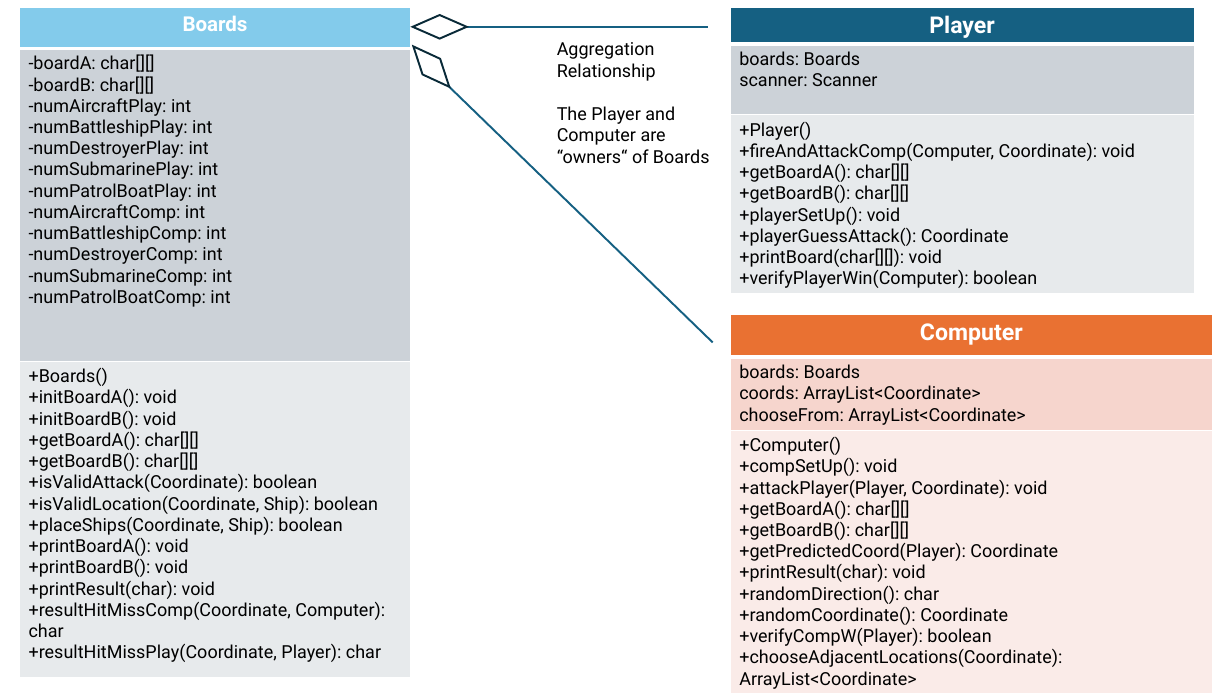
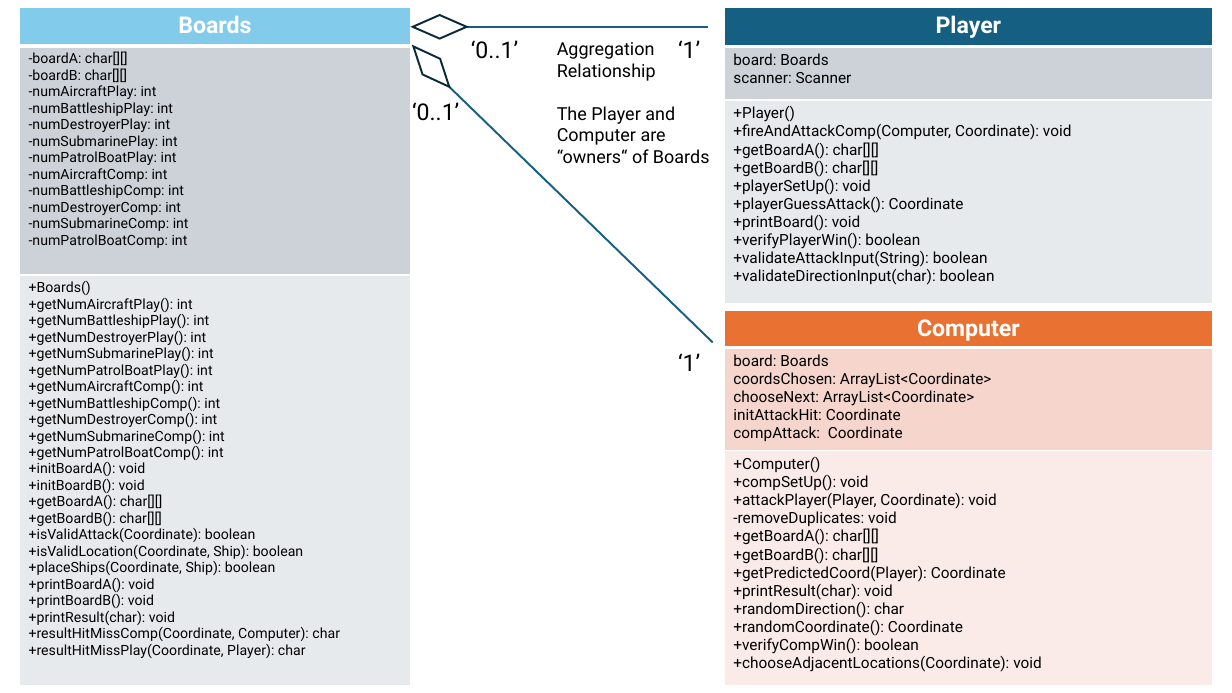
Before and after one commit to nsands1/Games, a slide deck: slide 2 of BattleshipGame/BattleshipGame/img/UML.pptx. Drawn at 1232x693 pixels with LibreOffice and Linux fonts; fonts in the diff are those of the drawing. Boxes give left, top, right and bottom in pixels: in the first picture for what was removed or moved away, otherwise in the second. Text is boxed around its words. In the diff, an @@ line names an element or a change of style, - is before the commit and + after.

```diff
--- a/BattleshipGame/BattleshipGame/img/UML.pptx
+++ b/BattleshipGame/BattleshipGame/img/UML.pptx
@@ table at bbox=[19, 7, 411, 686] @@
-row 3, column 1: +Boards() / +initBoardA(): void +initBoardB(): void +getBoardA(): char[][] +getBoardB(): char[][] +isValidAttack(Coordinate): boolean +isValidLocation(Coordinate, Ship): boolean +placeShips(Coordinate, Ship): boolean +printBoardA(): void +printBoardB(): void +printResult(char): void +resultHitMissComp(Coordinate, Computer): char +resultHitMissPlay(Coordinate, Player): char
+row 3, column 1: +Boards() / +getNumAircraftPlay(): int / +getNumBattleshipPlay(): int / +getNumDestroyerPlay(): int / +getNumSubmarinePlay(): int / +getNumPatrolBoatPlay(): int +getNumAircraftComp(): int / +getNumBattleshipComp(): int / +getNumDestroyerComp(): int / +getNumSubmarineComp(): int / +getNumPatrolBoatComp(): int / +initBoardA(): void +initBoardB(): void +getBoardA(): char[][] +getBoardB(): char[][] +isValidAttack(Coordinate): boolean +isValidLocation(Coordinate, Ship): boolean +placeShips(Coordinate, Ship): boolean +printBoardA(): void +printBoardB(): void +printResult(char): void +resultHitMissComp(Coordinate, Computer): char +resultHitMissPlay(Coordinate, Player): char
@@ size 16 to 18 pt in "Boards" @@
@@ size 14 to 11 pt in "-boardA: char[][] -boardB: char[][] -numAircraftPlay: int -n ..." @@
@@ table at bbox=[725, 7, 1214, 304] @@
-row 2, column 1: boards: Boards scanner: Scanner
+row 2, column 1: board: Boards scanner: Scanner
-row 3, column 1: +Player() +fireAndAttackComp(Computer, Coordinate): void +getBoardA(): char[][] +getBoardB(): char[][] +playerSetUp(): void +playerGuessAttack(): Coordinate +printBoard(char[][]): void +verifyPlayerWin(Computer): boolean
+row 3, column 1: +Player() +fireAndAttackComp(Computer, Coordinate): void +getBoardA(): char[][] +getBoardB(): char[][] +playerSetUp(): void +playerGuessAttack(): Coordinate +printBoard(): void +verifyPlayerWin(): boolean / +validateAttackInput(String): boolean / +validateDirectionInput(char): boolean
@@ table: place and size @@
-table at bbox=[730, 7, 1194, 297]
+table at bbox=[725, 7, 1214, 304]
@@ text added at bbox=[471, 40, 518, 59], 18 pt, text #000000 @@
+‘0..1’
@@ text added at bbox=[678, 40, 700, 58], 18 pt, text #000000 @@
+‘1’
@@ text added at bbox=[412, 102, 459, 121], 18 pt, text #000000 @@
+‘0..1’
@@ table at bbox=[725, 311, 1214, 686] @@
-row 2, column 1: boards: Boards / coords: ArrayList<Coordinate> chooseFrom: ArrayList<Coordinate>
+row 2, column 1: board: Boards / coordsChosen: ArrayList<Coordinate> chooseNext: ArrayList<Coordinate> / initAttackHit: Coordinate compAttack: Coordinate
-row 3, column 1: +Computer() / +compSetUp(): void +attackPlayer(Player, Coordinate): void +getBoardA(): char[][] +getBoardB(): char[][] +getPredictedCoord(Player): Coordinate +printResult(char): void +randomDirection(): char +randomCoordinate(): Coordinate +verifyCompW(Player): boolean +chooseAdjacentLocations(Coordinate): ArrayList<Coordinate>
+row 3, column 1: +Computer() / +compSetUp(): void +attackPlayer(Player, Coordinate): void / -removeDuplicates: void +getBoardA(): char[][] +getBoardB(): char[][] +getPredictedCoord(Player): Coordinate +printResult(char): void +randomDirection(): char +randomCoordinate(): Coordinate +verifyCompWin(): boolean +chooseAdjacentLocations(Coordinate): void
@@ table: place and size @@
-table at bbox=[730, 314, 1213, 693]
+table at bbox=[725, 311, 1214, 686]
@@ text added at bbox=[678, 353, 700, 371], 18 pt, text #000000 @@
+‘1’
```
Also in this commit, not shown: 1 other slide changed, 8 other files.
